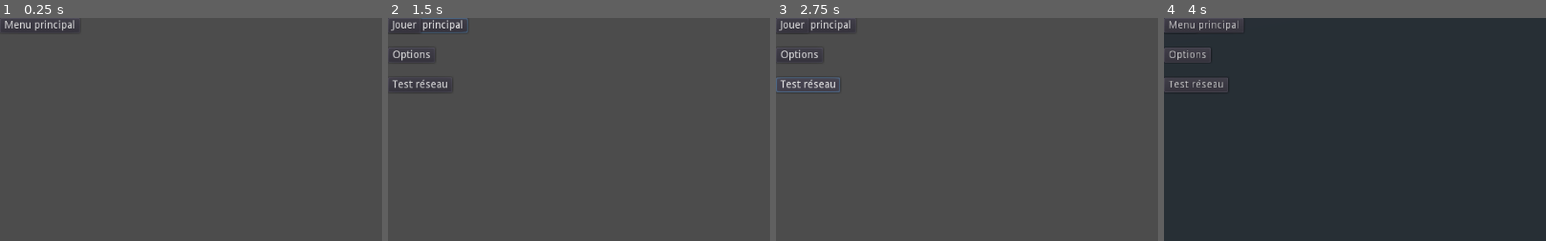
Above: before the commit, frames 1-4 (left to right).
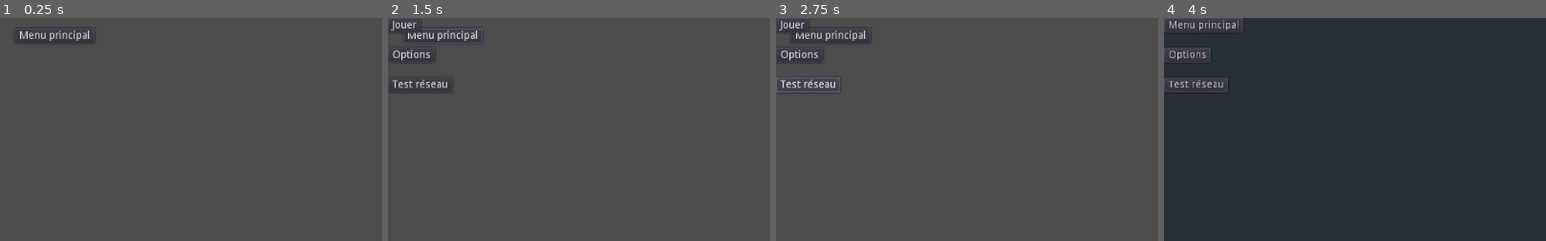
Above: after the commit, the same moments.

Repository: AchilleBaucher/las_vegas
Game: Godot game, scene res://ControlSplash.tscn
Two runs of this game, one before a commit and one after it. Both use one fixed random seed, a clock stepped at 60 frames per second and the inputs below.
Inputs:
- Up to frame 1 (0.25 s): no input
- Up to frame 2 (1.5 s): tap Enter at 0.5 s; click "Menu principal" at 1.25 s
- Up to frame 3 (2.75 s): click "Test réseau" at 2 s
- Up to frame 4 (4 s): click "Jouer" at 2.75 s; click "Test réseau" at 3.5 s
The pictures show only the part of the screen within x 0-50%, y 0-50%; the shares and areas given below are measured in that part.

The runs differ from the first frame. In frame 1, 0.6% of the frame differs, in the area x 1-24%, y 0-11%; in frame 2, 0.7%, in the area x 4-25%, y 0-12%; in frame 3, 0.5%; in frame 4, nothing differs.
Error in both runs: Invalid get index '2' (on base: 'Array'). (res://ControlSplash.gd:15)

Commit message:
Détecter adresse IP client

Diff:
--- a/ControlMenu.gd
+++ b/ControlMenu.gd
@@ -15,11 +15,11 @@
 func _thread_network_function(userdata):
 	var done=false
 	socket = PacketPeerUDP.new()
-	if (socket.listen(4000,"172.19.0.1") != OK):
+	if (socket.listen(4000,global.ipAddress) != OK):
 		print("An error occurred listening on port 4000")
 		done = true;
 	else:
-		print("Listening on port 4000 on 172.19.0.1")
+		print("Listening on port 4000 on "+global.ipAddress)
 	while (done!=true):
 		if(socket.get_available_packet_count() > 0):
 			var data = socket.get_packet().get_string_from_ascii()
@@ -39,7 +39,7 @@
 	root.add_child(global.controlGameNode)
 
 	var connectMessage="C"+str(global.direction)
-	socket.set_dest_address("172.19.0.1", 4242)
+	socket.set_dest_address(global.ipAddress, 4242)
 	socket.put_packet(connectMessage.to_ascii())
 
 func _on_ButtonOptions_pressed():
@@ -50,6 +50,6 @@
 	root.add_child(global.controlOptionsNode)
 
 func _on_ButtonTestReseau_pressed():
-	print ("sending UDP test data to 172.19.0.1 port 4242")
-	socket.set_dest_address("172.19.0.1", 4242)
+	print ("sending UDP test data to "+global.ipAddress+" port 4242")
+	socket.set_dest_address(global.ipAddress, 4242)
 	socket.put_packet("lalala".to_ascii())
--- a/ControlSplash.gd
+++ b/ControlSplash.gd
@@ -13,9 +13,9 @@
 	global.controlOptionsNode=load("res://ControlOptions.tscn").instance()
 
 	global.ipAddress=str(IP.get_local_addresses()[2])
-	match global.ipAddress:
-		"172.19.0.1":
-			global.direction=0
+#	match global.ipAddress:
+#		" 127.0.1.1":
+#			global.direction=0
 
 	print ("controlMenuNode=",global.controlMenuNode)
 	print ("controlGameNode=",global.controlGameNode)
--- a/ControlSplash.tscn
+++ b/ControlSplash.tscn
@@ -11,8 +11,10 @@
 }
 
 [node name="ButtonVersMenu" type="Button" parent="."]
-margin_right = 12.0
-margin_bottom = 20.0
+margin_left = 20.0
+margin_top = 14.0
+margin_right = 127.0
+margin_bottom = 34.0
 text = "Menu principal"
 __meta__ = {
 "_edit_use_anchors_": false
Not shown, changed: ex2_udpserver/cmd.sh
Not shown, changed: ex2_udpserver/udpserver2
Not shown, changed: ex2_udpserver/udpserver2.c
